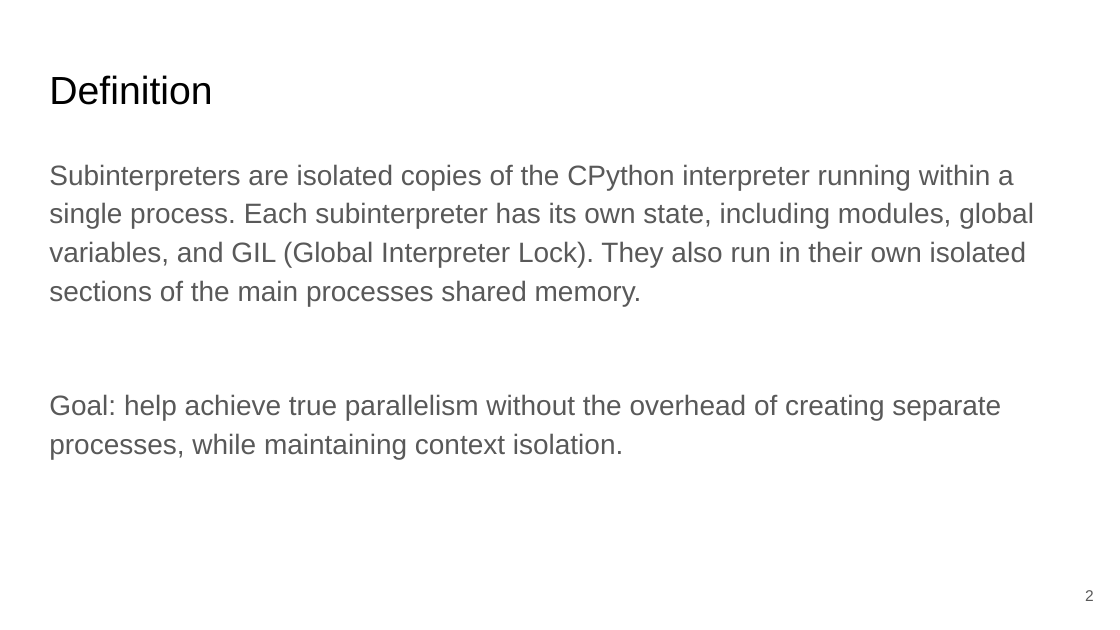
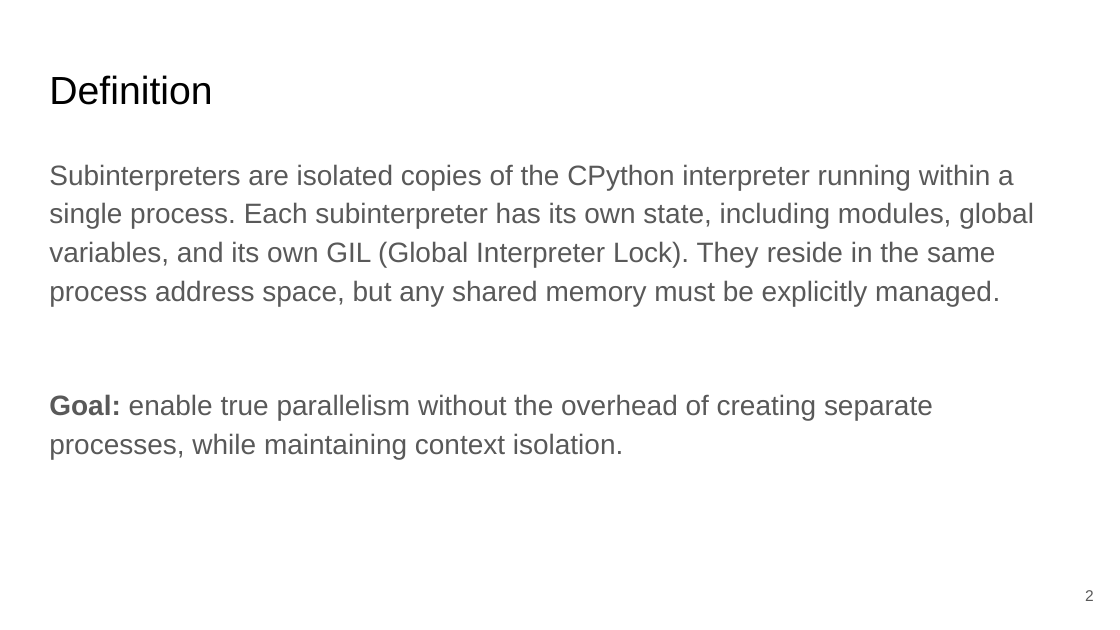
Before and after one commit to SSStas/mipt-python-course, a slide deck: slide 2 of subinterpreters_project/Subinterpreters.pptx. Drawn at 1120x630 pixels with LibreOffice and Linux fonts; fonts in the diff are those of the drawing. Boxes give left, top, right and bottom in pixels: in the first picture for what was removed or moved away, otherwise in the second. Text is boxed around its words. In the diff, an @@ line names an element or a change of style, - is before the commit and + after.

Commit message:
Fixed presentation; added subinterpreters isolation check

```diff
--- a/subinterpreters_project/Subinterpreters.pptx
+++ b/subinterpreters_project/Subinterpreters.pptx
@@ text at (49,164,1034,459): text changed @@
-Subinterpreters are isolated copies of the CPython interpreter running within a single process. Each subinterpreter has its own state, including modules, global variables, and GIL (Global Interpreter Lock). They also run in their own isolated sections of the main processes shared memory.
-Goal: help achieve true parallelism without the overhead of creating separate processes, while maintaining context isolation.
+Subinterpreters are isolated copies of the CPython interpreter running within a single process. Each subinterpreter has its own state, including modules, global variables, and its own GIL (Global Interpreter Lock). They reside in the same process address space, but any shared memory must be explicitly managed.
+Goal: enable true parallelism without the overhead of creating separate processes, while maintaining context isolation.
```
Also in this commit, not shown: 18 other slides changed, 3 slides added, 1 slide removed, 7 other files.
